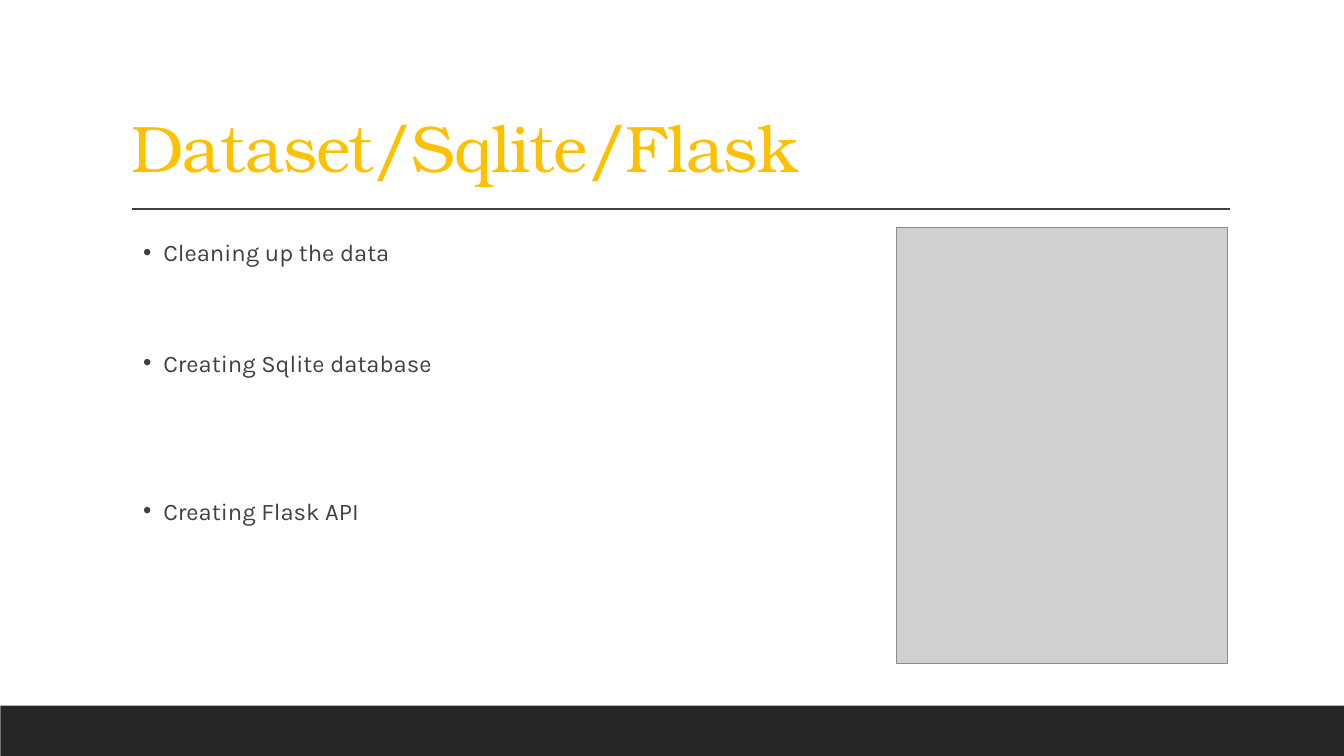
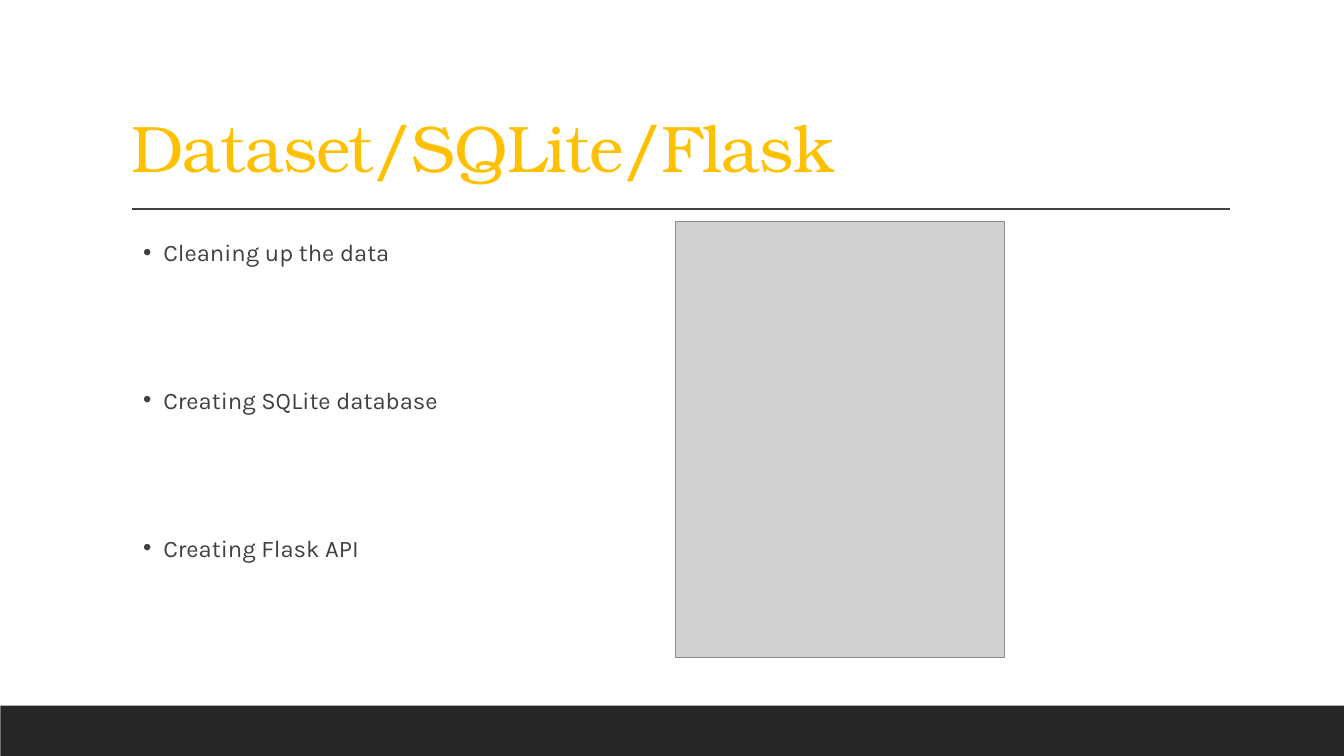
Before and after one commit to jonyang6483/Project-3-Traffic-Accidents, a slide deck: slide 4 of Proj 3 PP.pptx. Drawn at 1344x756 pixels with LibreOffice and Linux fonts; fonts in the diff are those of the drawing; grey boxes stand for pictures. Boxes give left, top, right and bottom in pixels: in the first picture for what was removed or moved away, otherwise in the second. Text is boxed around its words. In the diff, an @@ line names an element or a change of style, - is before the commit and + after.

```diff
--- a/Proj 3 PP.pptx
+++ b/Proj 3 PP.pptx
@@ title at bbox=[131, 124, 834, 185]: text changed @@
-Dataset/Sqlite/Flask
+Dataset/SQLite/Flask
@@ picture added at bbox=[676, 222, 1004, 657] @@
@@ picture removed at bbox=[897, 228, 1228, 664] @@
@@ text at bbox=[163, 392, 437, 415]: text changed @@
-  • Creating Sqlite database
+  • Creating SQLite database
```
Also in this commit, not shown: 3 other slides changed, 5 other files.
